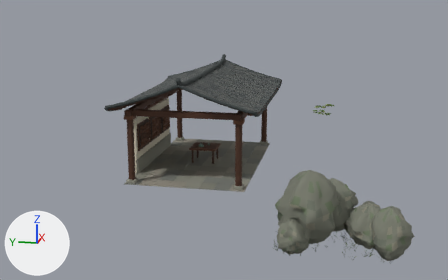
Two versions of the Blender file art/blender/architecture/teahouse.blend, one commit apart.
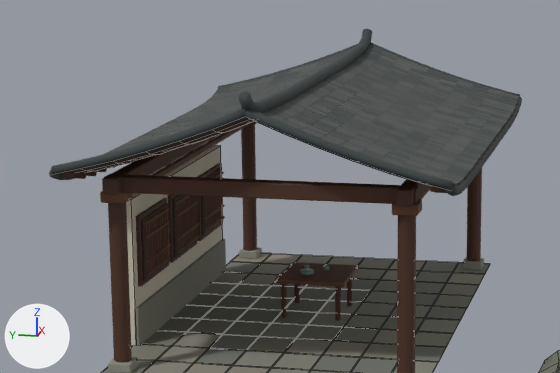
Each version appears first whole from a camera (50 mm lens) standing at (-26.73, -6.22, 7.96) and looking at (2.66, -0.34, 0.62), and next in a close-up on the part from 19% to 66% of the width and 16% to 66% of the height. The axes (+X, +Y, +Z) are drawn at lower left. The lights are the same throughout. The older version's two pictures come first. The close-ups show mesh edges as thin lines.

The older version as bpy lines, for what is in view:
```python
me_eaves = bpy.data.meshes.new('Eaves')
me_eaves.from_pydata(...)  # 504 vertices, 462 faces; spans x -4.47..4.47, y -3.0..3.0, z 3.12..4.68
me_eaves.polygons.foreach_set('use_smooth', [True] * 462)
me_eaves.materials.append(mat_ridgeclay_1)  # dark grey #3b4242
me_furniture = bpy.data.meshes.new('Furniture')
me_furniture.from_pydata(...)  # a box spanning x -0.6..0.6, y -0.6..0.6, z 0.888..0.972, material slot 0; a box spanning x -0.512..-0.428, y -0.512..-0.428, z 0.27..0.93, material slot 1; a box spanning x -0.512..-0.428, y 0.428..0.512, z 0.27..0.93, material slot 1; a box spanning x 0.428..0.512, y -0.512..-0.428, z 0.27..0.93, material slot 1; a box spanning x 0.428..0.512, y 0.428..0.512, z 0.27..0.93, material slot 1
me_furniture.materials.append(mat_agedtimber_2)  # brown #633f28
me_furniture.materials.append(mat_agedtimber_1)  # brown #4b2d1b
me_plaster = bpy.data.meshes.new('Plaster')
me_plaster.from_pydata(...)  # a box spanning x -2.5..2.5, y 2.4..2.6, z 0.25..2.65
me_plaster.materials.append(mat_limeplaster_1)  # pale yellow #d2cbb7
ob_eaves = bpy.data.objects.new('Eaves', me_eaves)
ob_eaves.location = (0.0, 0.0, 0.0)
ob_furniture = bpy.data.objects.new('Furniture', me_furniture)
ob_furniture.location = (0.0, 0.0, 0.0)
_m = ob_furniture.modifiers.new('Worn edges', 'BEVEL')
_m.width = 0.016
_m.width_pct = 0.016
ob_plaster = bpy.data.objects.new('Plaster', me_plaster)
ob_plaster.location = (0.0, 0.0, 0.0)
# also in view: 'Lattice' at (0.0, 2.34, 1.77); 'TiledRoof' at (0.0, 0.0, 3.85); 'TimberFrame' at (-0.14, 0.0, 1.92); 'Masonry' at (0.0, 0.02, 0.56); 'RoofDeck' at (0.0, 0.0, 3.75)
```
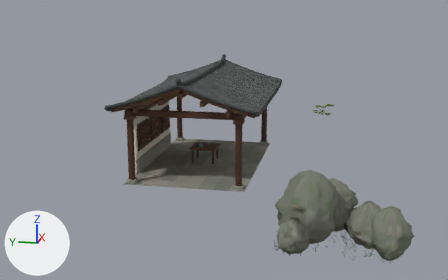
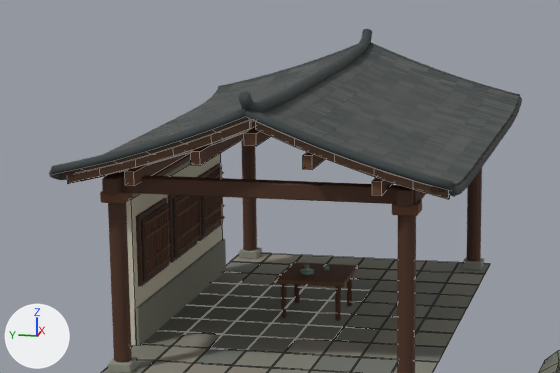
Boxes (x1, y1, x2, y2) around the edits, measured in the close-ups (560 x 373 px):
'Rafters', added (brown): after (67, 120, 450, 199)
    faces in mat_soffittimber_1 (picture img_soffittimbergrain): (67, 120, 450, 199)
    faces in mat_agedtimber_2 (brown #633f28): (125, 126, 393, 196)

Diff of the bpy script that builds the scene:
```diff
--- a/art/blender/architecture/teahouse.blend.py
+++ b/art/blender/architecture/teahouse.blend.py
@@ img_soffittimbergrain @@
+img_soffittimbergrain = load_image('SoffitTimberGrain', '_unpacked/SoffitTimberGrain', 128, 128, 'sRGB')
@@ mat_soffittimber_1 @@
+mat_soffittimber_1 = principled_material('SoffitTimber_1')
+mat_soffittimber_1.texture = img_soffittimbergrain
+mat_soffittimber_1.roughness = 0.82
@@ me_rafters @@
+me_rafters.from_pydata(...)  # 760 vertices, 690 faces; spans x -4.15..4.15, y -2.85..2.85, z 3.08..4.21
+# faces by material slot: [660, 30]
+me_rafters.materials.append(mat_soffittimber_1)  # picture img_soffittimbergrain
+me_rafters.materials.append(mat_agedtimber_2)  # brown #633f28
@@ ob_rafters @@
+ob_rafters = bpy.data.objects.new('Rafters', me_rafters)
+ob_rafters.location = (0.0, 0.0, 0.0)
```
